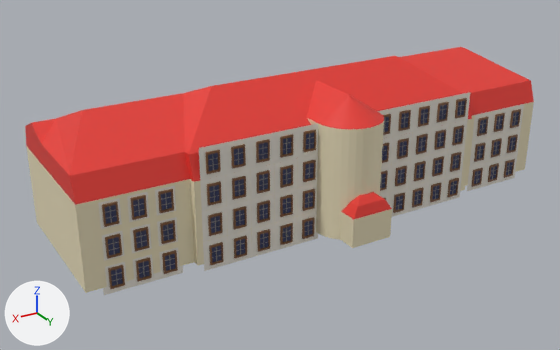
What one commit did to the Blender file Orientierung/Assets/Blenderdateien/A1 - Gutenbergbau/Gutenbergbau.blend.
Before and after are seen from a camera (50 mm lens) standing at (55.0, 75.0, 46.8) and looking at (4.8, -8.6, 5.0). The axes (+X, +Y, +Z) are drawn at lower left. The lights are the same throughout.

The older version as bpy lines, for what is in view:
```python
ob_fenster__1_stock = bpy.data.objects.new('Fenster, 1.Stock', me_cube_002)
ob_fenster__1_stock.location = (0.0, 0.0, -4.0)
ob_fenster__1_stock__außen = bpy.data.objects.new('Fenster, 1.Stock, außen', me_cube_002)
ob_fenster__1_stock__außen.location = (-18.87, -1.0, -4.0)
ob_fenster__2_stock = bpy.data.objects.new('Fenster, 2.Stock', me_cube_002)
ob_fenster__2_stock.location = (0.0, 0.0, 0.0)
ob_fenster__2_stock__außen = bpy.data.objects.new('Fenster, 2.Stock, außen', me_cube_002)
ob_fenster__2_stock__außen.location = (-18.87, -1.0, 0.0)
ob_fenster__3_stock = bpy.data.objects.new('Fenster, 3.Stock', me_cube_002)
ob_fenster__3_stock.location = (0.0, 0.0, 4.0)
ob_fenster__keller = bpy.data.objects.new('Fenster, keller', me_cube_002)
ob_fenster__keller.location = (0.0, 0.0, -8.0)
ob_fenster__keller__außen = bpy.data.objects.new('Fenster, keller, außen', me_cube_002)
ob_fenster__keller__außen.location = (-18.87, -1.0, -8.0)
ob_hauptgebäude = bpy.data.objects.new('Hauptgebäude', me_cube)
ob_hauptgebäude.location = (0.0, 0.0, 0.0)
ob_mirrorobjekt = bpy.data.objects.new('mirrorobjekt', None)
ob_mirrorobjekt.location = (0.0, 0.0, 0.0)
```
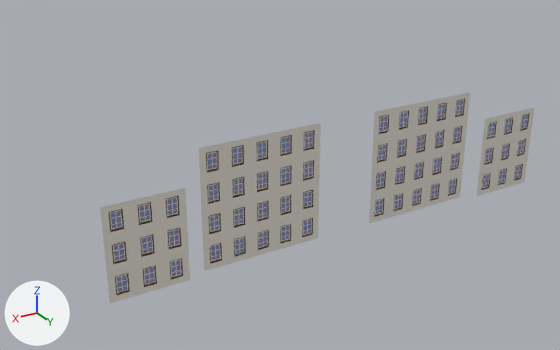
Commit message: Änderungen am Fenster des 2. Stocks WIP

ob_mirrorobjekt is not drawn itself; it is used by a modifier of ob_fenster__1_stock, ob_fenster__1_stock__außen, ob_fenster__2_stock, ob_fenster__2_stock__außen, ob_fenster__3_stock, ob_fenster__keller, ob_fenster__keller__außen.

Diff of the bpy script that builds the scene:
```diff
--- a/Orientierung/Assets/Blenderdateien/A1 - Gutenbergbau/Gutenbergbau.blend.py
+++ b/Orientierung/Assets/Blenderdateien/A1 - Gutenbergbau/Gutenbergbau.blend.py
@@ me_cube_002 @@
-me_cube_002.from_pydata(...)  # 88 vertices, 62 faces; spans x -7.46..-4.15, y 0.0..0.27, z 7.0..11.0
+me_cube_002.from_pydata(...)  # 96 vertices, 67 faces; spans x -7.46..-4.15, y 0.0..0.33, z 7.0..11.0
+# me_cube_002 part 1: the loose piece of 8 vertices spanning x -6.56..-5.05, y 0.08..0.15, z 8.57..8.64 is scaled about its middle by (0.894, 1, 1), then moved by (-0.01, 0.0, 0.0)
+# me_cube_002 part 2: the loose piece of 8 vertices spanning x -6.56..-5.05, y 0.08..0.15, z 8.57..8.64 is deleted
+# me_cube_002 part 3
+# 64 vertices are removed from x -6.67..-4.95, y 0.04..0.27, z 7.68..10.32
+# 54 faces are deleted
+# 54 vertices are added at x -7.46..-4.15, y 0.0..0.33, z 7.78..10.22
+# 9 new vertices lie (1.58, 0.0, 0.0) away from vertices in x -6.6, y 0.01..0.33, z 7.78..10.22
+# 6 new vertices lie (1.35, 0.0, 0.0) away from vertices in x -6.49, y 0.16, z 8.01..10.08
+# 6 new vertices lie (1.34, 0.0, 0.0) away from vertices in x -6.48, y 0.07, z 8.01..10.08
+# 5 new vertices lie (1.21, 0.0, 0.0) away from vertices in x -6.41, y 0.12..0.33, z 8.04..10.04
+# 32 new faces join them, mat_fensterumrandung (brown #7c5434)
+# 30 new faces join them, mat_fensterstreben (white #e7e2d8)
+# 1 new face joins them, mat_fensterglas (blue #969ecf)
 me_cube_002.materials.append(mat_fensterglas)
@@ ob_mirrorobjekt @@
 ob_mirrorobjekt.location = (0.0, 0.0, 0.0)
+ob_mirrorobjekt.rotation_euler = (0.0, 0.0, 3.142)  # degrees (0, 0, 180)
@@ ob_hauptgebäude @@
 ob_hauptgebäude.location = (0.0, 0.0, 0.0)
+ob_hauptgebäude.rotation_euler = (0.0, 0.0, 3.142)  # degrees (0, 0, 180)
+ob_hauptgebäude.hide_set(True)
@@ ob_fenster__1_stock @@
 ob_fenster__1_stock.location = (0.0, 0.0, -4.0)
+ob_fenster__1_stock.rotation_euler = (0.0, 0.0, 3.142)  # degrees (0, 0, 180)
 _m = ob_fenster__1_stock.modifiers.new('Array', 'ARRAY')
@@ ob_fenster__1_stock__außen @@
 ob_fenster__1_stock__außen = bpy.data.objects.new('Fenster, 1.Stock, außen', me_cube_002)
-ob_fenster__1_stock__außen.location = (-18.87, -1.0, -4.0)
+ob_fenster__1_stock__außen.location = (18.87, 1.0, -4.0)
+ob_fenster__1_stock__außen.rotation_euler = (0.0, 0.0, 3.142)  # degrees (0, 0, 180)
 _m = ob_fenster__1_stock__außen.modifiers.new('Array', 'ARRAY')
@@ ob_fenster__2_stock @@
 ob_fenster__2_stock.location = (0.0, 0.0, 0.0)
+ob_fenster__2_stock.rotation_euler = (0.0, 0.0, 3.142)  # degrees (0, 0, 180)
 _m = ob_fenster__2_stock.modifiers.new('Array', 'ARRAY')
@@ ob_fenster__2_stock__außen @@
 ob_fenster__2_stock__außen = bpy.data.objects.new('Fenster, 2.Stock, außen', me_cube_002)
-ob_fenster__2_stock__außen.location = (-18.87, -1.0, 0.0)
+ob_fenster__2_stock__außen.location = (18.87, 1.0, 0.0)
+ob_fenster__2_stock__außen.rotation_euler = (0.0, 0.0, 3.142)  # degrees (0, 0, 180)
 _m = ob_fenster__2_stock__außen.modifiers.new('Array', 'ARRAY')
@@ ob_fenster__3_stock @@
 ob_fenster__3_stock.location = (0.0, 0.0, 4.0)
+ob_fenster__3_stock.rotation_euler = (0.0, 0.0, 3.142)  # degrees (0, 0, 180)
 _m = ob_fenster__3_stock.modifiers.new('Array', 'ARRAY')
@@ ob_fenster__keller @@
 ob_fenster__keller.location = (0.0, 0.0, -8.0)
+ob_fenster__keller.rotation_euler = (0.0, 0.0, 3.142)  # degrees (0, 0, 180)
 _m = ob_fenster__keller.modifiers.new('Array', 'ARRAY')
@@ ob_fenster__keller__außen @@
 ob_fenster__keller__außen = bpy.data.objects.new('Fenster, keller, außen', me_cube_002)
-ob_fenster__keller__außen.location = (-18.87, -1.0, -8.0)
+ob_fenster__keller__außen.location = (18.87, 1.0, -8.0)
+ob_fenster__keller__außen.rotation_euler = (0.0, 0.0, 3.142)  # degrees (0, 0, 180)
 _m = ob_fenster__keller__außen.modifiers.new('Array', 'ARRAY')
```

Where the change shows, as pixel boxes (x1, y1, x2, y2) in the pictures (560 x 350 px; the box of a moved part takes in the faces that stretch with it):
'Hauptgebäude', hidden
    before: (25, 47, 534, 293)
'Fenster, 3.Stock', reshaped, turned
    both: (199, 92, 470, 180)
'Fenster, 2.Stock', reshaped, turned
    before: (200, 120, 467, 211)
    after: (200, 120, 468, 211)
'Fenster, 1.Stock', reshaped, turned
    both: (202, 146, 465, 242)
'Fenster, keller', reshaped, turned
    both: (203, 172, 462, 271)
'Fenster, 2.Stock, außen', reshaped, turned, moved
    before: (98, 104, 524, 229)
    after: (100, 107, 535, 241)
'Fenster, 1.Stock, außen', reshaped, turned, moved
    before: (102, 129, 521, 261)
    after: (104, 133, 531, 272)
'Fenster, keller, außen', reshaped, turned, moved
    before: (103, 154, 518, 295)
    after: (107, 158, 528, 303)
part 1 of me_cube_002, moved or reshaped (not visible before)
    after: (110, 110, 525, 289)
part 2 of me_cube_002, deleted
    before: (106, 110, 518, 281)
part 3 of me_cube_002, moved or reshaped
    before: (98, 92, 524, 295)
    after: (100, 92, 535, 303)
